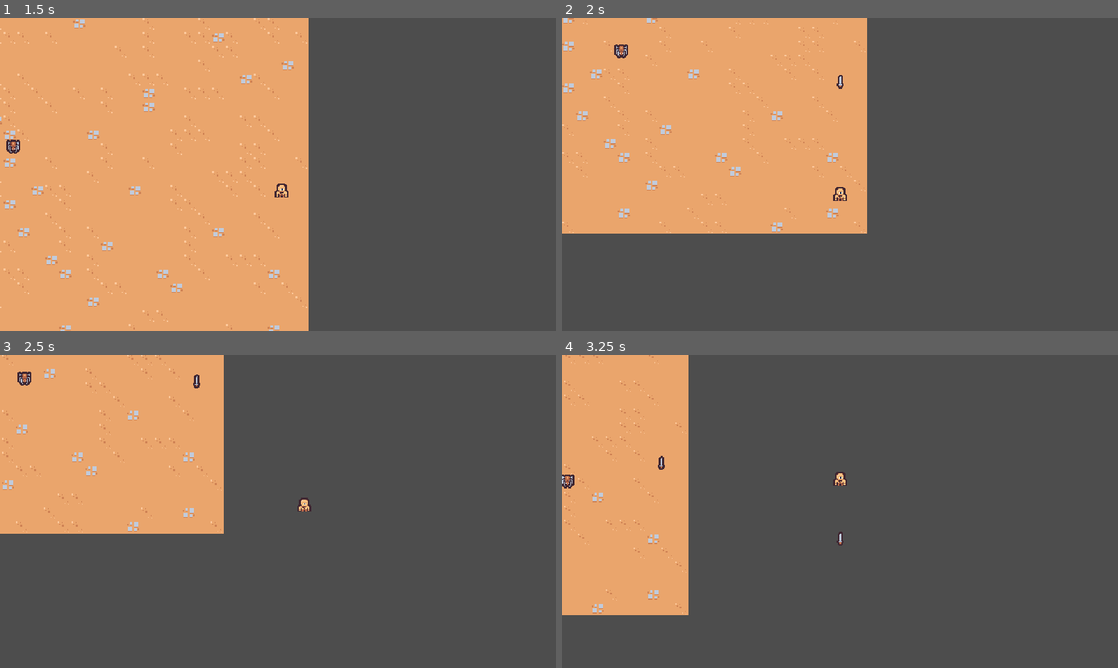
Above: before the commit, frames 1-4 (two rows, left to right).
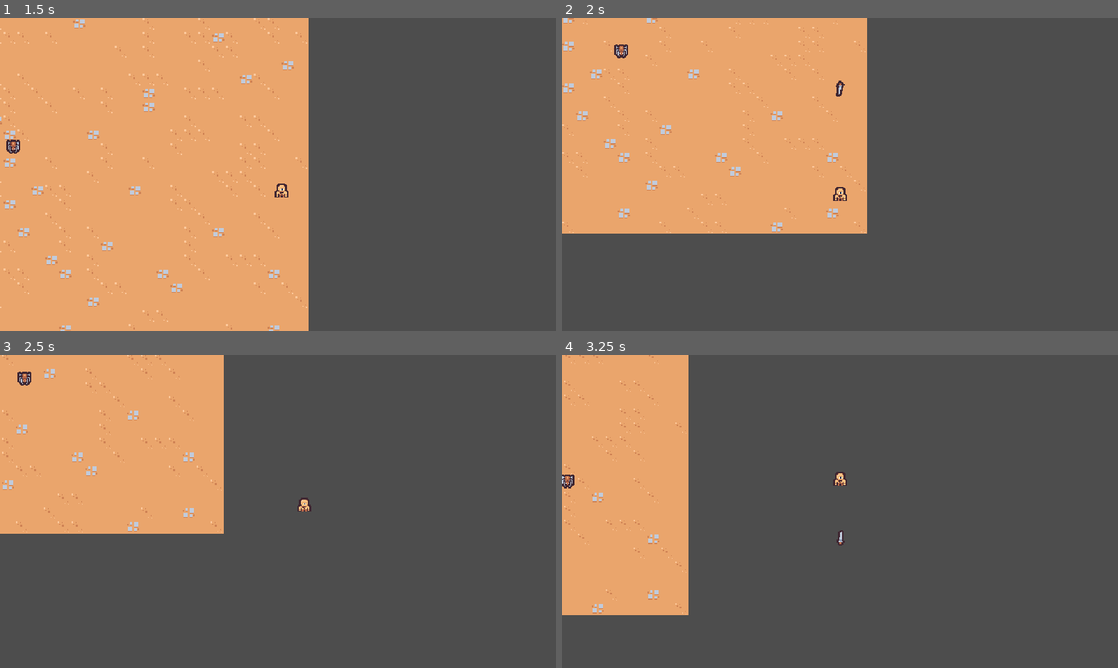
Above: after the commit, the same moments.

Repository: tiannahenrylewis/GodotCrashCourse
Game: Godot game, scene res://Scenes/Main/main.tscn
The game is run twice, just before and just after one commit, with the same random seed, the same clock (stepped at 60 frames per second) and the same inputs.
Inputs:
- Up to frame 1 (1.5 s): hold D (move_right) 0.53-1.28 s; hold S (move_down) from 1.28 s (still down)
- Up to frame 2 (2 s): keep holding S (move_down)
- Up to frame 3 (2.5 s): release S (move_down) at 2.03 s; hold D (move_right) from 2.03 s (still down)
- Up to frame 4 (3.25 s): release D (move_right) at 2.78 s; hold W (move_up) from 2.78 s (still down)

Frame 1 is identical in both runs. In frame 2, less than 0.1% of the frame differs, in the area x 49-51%, y 18-26%; in frame 3, less than 0.1%; in frame 4, less than 0.1%, in the area x 17-51%, y 32-61%.

Commit message:
S2: Add Sword Ability Animation

Diff:
--- a/Scenes/Ability/SwordAbility/sword_ability.tscn
+++ b/Scenes/Ability/SwordAbility/sword_ability.tscn
@@ -1,8 +1,90 @@
-[gd_scene load_steps=2 format=3 uid="uid://bp81kwn6rkfp5"]
+[gd_scene load_steps=5 format=3 uid="uid://bp81kwn6rkfp5"]
 
 [ext_resource type="Texture2D" uid="uid://ddhif4qm4atfs" path="res://Scenes/Ability/SwordAbility/sword.png" id="1_cujh6"]
 
+[sub_resource type="Animation" id="Animation_2inp2"]
+resource_name = "swing"
+length = 0.75
+step = 0.05
+tracks/0/type = "value"
+tracks/0/imported = false
+tracks/0/enabled = true
+tracks/0/path = NodePath("Sprite2D:rotation")
+tracks/0/interp = 2
+tracks/0/loop_wrap = true
+tracks/0/keys = {
+"times": PackedFloat32Array(0, 0.2, 0.4, 0.75),
+"transitions": PackedFloat32Array(1, 1, 1.7411, 1),
+"update": 0,
+"values": [0.0, -0.349066, 3.14159, 3.48787e-16]
+}
+tracks/1/type = "value"
+tracks/1/imported = false
+tracks/1/enabled = true
+tracks/1/path = NodePath("Sprite2D:scale")
+tracks/1/interp = 2
+tracks/1/loop_wrap = true
+tracks/1/keys = {
+"times": PackedFloat32Array(0, 0.1, 0.2, 0.35, 0.5, 0.75),
+"transitions": PackedFloat32Array(1, 1, 1, 1, 5.75, 1),
+"update": 0,
+"values": [Vector2(2.08165e-12, 2.08165e-12), Vector2(1.25, 1.25), Vector2(1, 1), Vector2(2, 2), Vector2(1, 1), Vector2(2.08165e-12, 2.08165e-12)]
+}
+tracks/2/type = "method"
+tracks/2/imported = false
+tracks/2/enabled = true
+tracks/2/path = NodePath(".")
+tracks/2/interp = 1
+tracks/2/loop_wrap = true
+tracks/2/keys = {
+"times": PackedFloat32Array(0.75),
+"transitions": PackedFloat32Array(1),
+"values": [{
+"args": [],
+"method": &"queue_free"
+}]
+}
+
+[sub_resource type="Animation" id="Animation_no0xa"]
+length = 0.001
+tracks/0/type = "value"
+tracks/0/imported = false
+tracks/0/enabled = true
+tracks/0/path = NodePath("Sprite2D:rotation")
+tracks/0/interp = 1
+tracks/0/loop_wrap = true
+tracks/0/keys = {
+"times": PackedFloat32Array(0),
+"transitions": PackedFloat32Array(1),
+"update": 0,
+"values": [0.0]
+}
+tracks/1/type = "value"
+tracks/1/imported = false
+tracks/1/enabled = true
+tracks/1/path = NodePath("Sprite2D:scale")
+tracks/1/interp = 1
+tracks/1/loop_wrap = true
+tracks/1/keys = {
+"times": PackedFloat32Array(0),
+"transitions": PackedFloat32Array(1),
+"update": 0,
+"values": [Vector2(1, 1)]
+}
+
+[sub_resource type="AnimationLibrary" id="AnimationLibrary_c011m"]
+_data = {
+"RESET": SubResource("Animation_no0xa"),
+"swing": SubResource("Animation_2inp2")
+}
+
 [node name="SwordAbility" type="Node2D"]
+
+[node name="AnimationPlayer" type="AnimationPlayer" parent="."]
+autoplay = "swing"
+libraries = {
+"": SubResource("AnimationLibrary_c011m")
+}
 
 [node name="Sprite2D" type="Sprite2D" parent="."]
 texture = ExtResource("1_cujh6")
